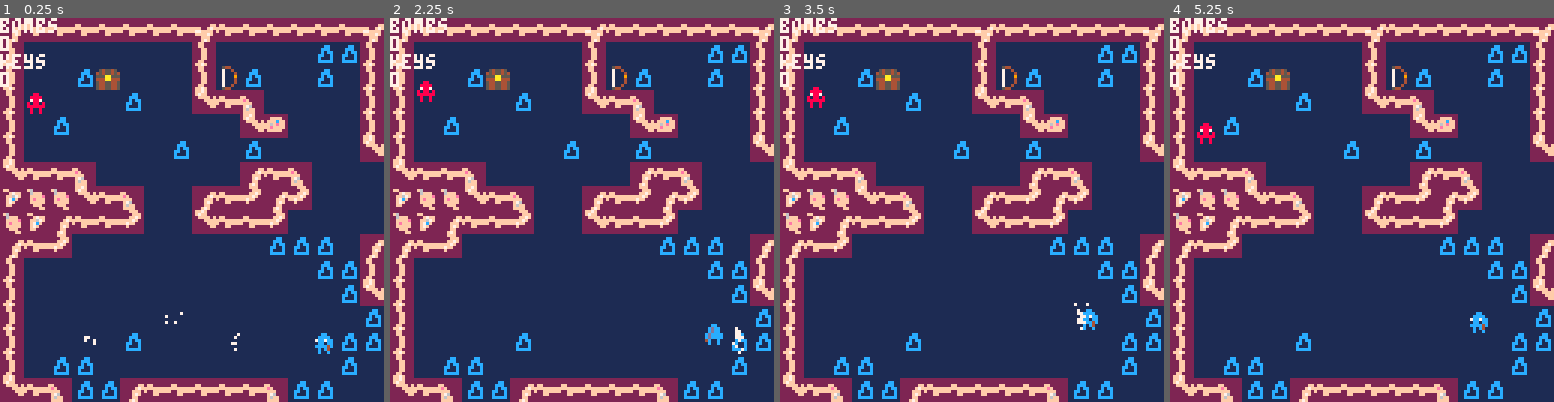
Above: before the commit, frames 1-4 (left to right).
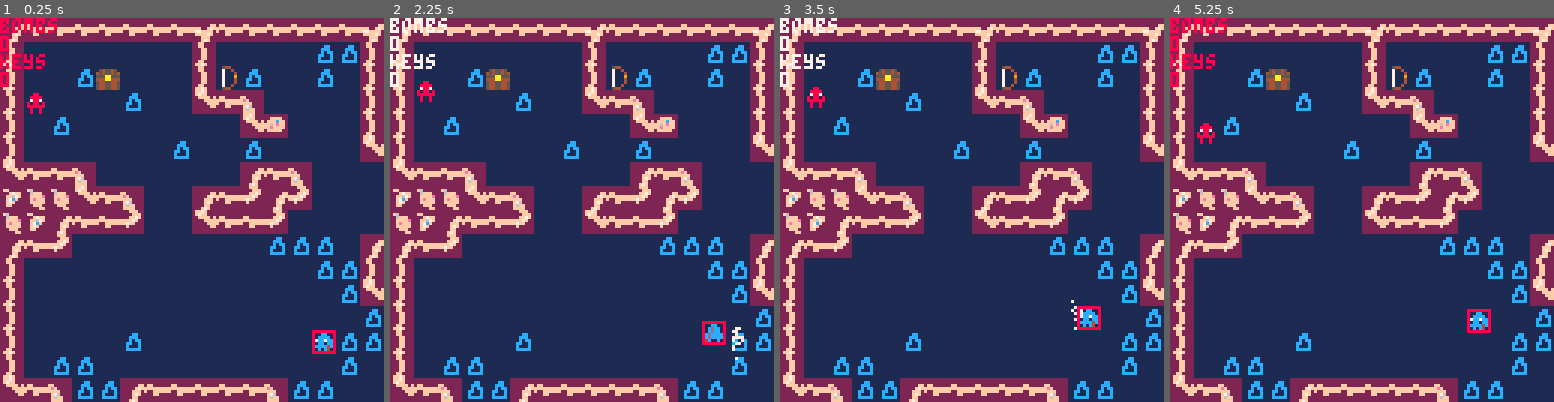
Above: after the commit, the same moments.

Repository: s-france/pico8GameS
Game: PICO-8 cartridge squid.p8
Same seed, same stepped clock (60 frames per second), same inputs: the game is played once before the commit and once after it.
Inputs:
- Up to frame 1 (0.25 s): no input
- Up to frame 2 (2.25 s): tap X (X key) at 0.33, 1.07, 1.85 s; tap O (Z key) at 0.7, 1.7, 2.1 s; hold Right 1.6-2.1 s; hold Up from 2.15 s (still down)
- Up to frame 3 (3.5 s): release Up at 2.42 s; hold Right 2.47-3.03 s; tap O (Z key) at 2.5, 2.9, 3.3 s; tap X (X key) at 2.97 s; hold Left from 3.08 s (still down)
- Up to frame 4 (5.25 s): release Left at 3.58 s; hold Down 3.63-3.97 s; tap O (Z key) every 0.4 s from 3.7 to 4.9 s; hold Right 4.02-4.68 s; tap X (X key) at 4.08, 5.2 s; hold Up 4.73-5.03 s; hold Left from 5.08 s (still down)

The runs differ from the first frame. In frame 1, 1.0% of the frame differs, in the area x 0-88%, y 0-88%; in frame 2, 0.3%; in frame 3, 0.3%; in frame 4, 0.9%.

Commit message:
hitbox visualization

Diff:
--- a/squid.p8
+++ b/squid.p8
@@ -16,6 +16,7 @@
 // initialize all objects and
 // objectpools
 function _init()
+	hitboxes = {}
 	make_player()
 	bombpool = {}
 	explosions = {}
@@ -25,14 +26,8 @@
 	npc1 = make_npc(1,0,70,35,1,1)
 	npc2 = make_npc(0,0,8,16,0,1)
 	//music(0)
+
 	--testing
-	add_partsys(100,100,1,1, 2,5, 0,0, 2,2, 0.0625)
-	--horizontal slash
-	add_partsys(50,100,0,1, 4, 4, 2,0, 1,.5, 0.25)
-	--vertical slash
-	add_partsys(30,100,1,0, 4, 4, 0,2, .5,1, 0.25)
-	--diagonal slash
-	add_partsys(70,100,.5,.5, 4, 4, 2,2, .5,.5, 0.25)
 
 end
 
@@ -46,6 +41,7 @@
 	update_npc(npc2)
 	foreach(particlesystems, update_partsys)
 	foreach(particles, update_particle)
+	foreach(hitboxes, update_hitbox)
 end
 
 
@@ -75,6 +71,8 @@
 	print(player.bombs)
 	print("keys")
 	print(player.keys)
+
+	foreach(hitboxes, draw_hitbox)
 
 
 end
@@ -110,6 +108,9 @@
  player.raft = 0
  player.bow = 0
  player.arrows = 0
+
+	--player hurtbox, tag = 0
+ add_hitbox(0, 4,4, 7,7, -1, player)
 
 end
 
@@ -581,6 +582,9 @@
 	 bomb.sprite = 0
 	 add_partsys(bomb.x+4,bomb.y+4,1,1, 2,5, 0,0, 2,2, 0.0625)
 	 del(bombpool,bomb)
+
+	 add_hitbox(1, bomb.x+4,bomb.y+4, 24,24, 3)
+
  	local explosion = {}
  		explosion.x = bomb.x
  		explosion.y = bomb.y
@@ -916,8 +920,8 @@
 
 // collisions
 //
-// reads collions around an object
-// for all 8 surrounding cells,
+// reads map collions around an object
+// for all 8 surrounding map cells,
 // returns cell information
 
 function collisions(obj)
@@ -988,6 +992,60 @@
 	return cols
 end
 
+
+function add_hitbox(tag, x,y, xlen,ylen, duration, parent)
+	hitbox = {}
+
+	hitbox.tag = tag
+	hitbox.x = x
+	hitbox.y = y
+	hitbox.xlen = xlen
+	hitbox.ylen = ylen
+	--lifetime of hb
+	---set duration = -1
+	---for parent-based lifetime
+	hitbox.duration = duration
+
+	if parent != nil then
+	hitbox.parent = parent
+	end
+
+	add(hitboxes, hitbox)
+end
+
+function update_hitbox(hb)
+	--track lifetime
+	--lifetime based on duration
+	if hb.duration != -1 then
+		hb.duration -= 1
+		if hb.duration == 0 then
+			del(hitboxes, hb)
+		end
+	--lifetime based on parent
+	elseif hb.parent == nil then
+		del(hitboxes, hb)
+	end
+
+	--add oncollision function here!!!
+
+
+end
+
+--for debug purposes only
+function draw_hitbox(hb)
+	if hb.parent != nil then
+		rect(hb.x+hb.parent.x-(.5*hb.xlen),
+							hb.y+hb.parent.y-(.5*hb.ylen),
+							hb.x+hb.parent.x+(.5*hb.xlen),
+							hb.y+hb.parent.y+(.5*hb.ylen), 8)
+	else
+
+		rect(hb.x-(.5*hb.xlen),
+							hb.y-(.5*hb.ylen),
+							hb.x+(.5*hb.xlen),
+							hb.y+(.5*hb.ylen), 8)
+	end
+end
 -->8
 --arrows and bow
 // this tab contains code for
